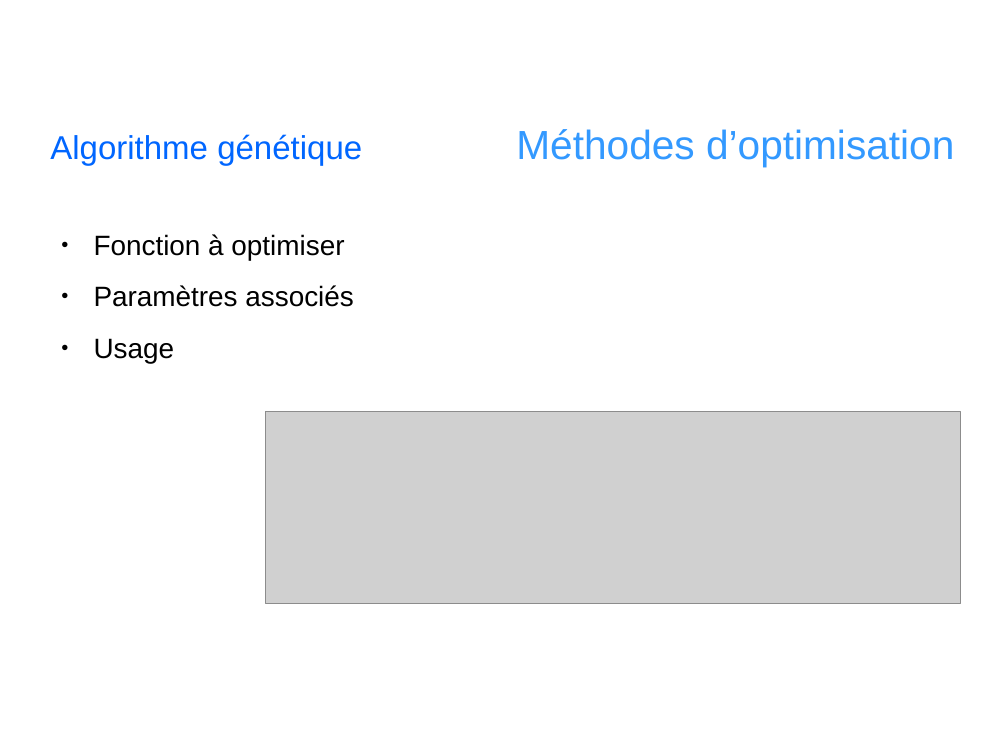
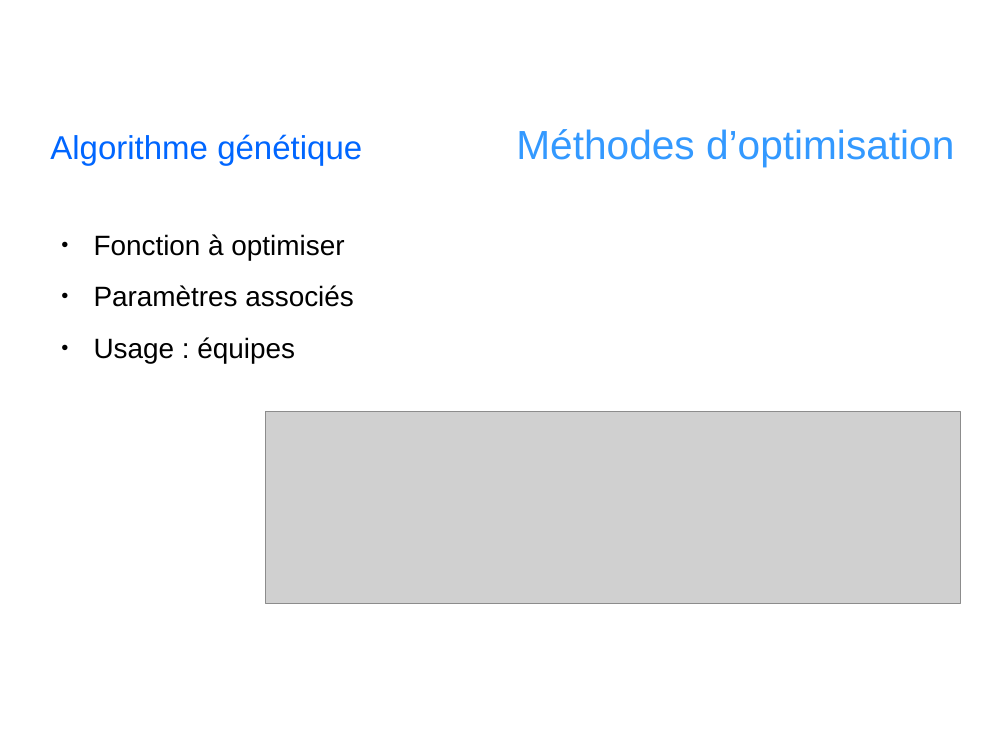
Before and after one commit to angelo-ortiz/SoccerSimulator-2017, a slide deck: slide 7 of report/Presentation.odp. Drawn at 1008x756 pixels with LibreOffice and Linux fonts; fonts in the diff are those of the drawing; grey boxes stand for pictures; background and template pictures are left out. Boxes give left, top, right and bottom in pixels: in the first picture for what was removed or moved away, otherwise in the second. Text is boxed around its words. In the diff, an @@ line names an element or a change of style, - is before the commit and + after.

```diff
--- a/report/Presentation.odp
+++ b/report/Presentation.odp
@@ text at (x1=94, y1=337, x2=295, y2=363): text changed @@
-● Usage
+● Usage : équipes
```
Also in this commit, not shown: 2 other slides changed, 1 other file.
